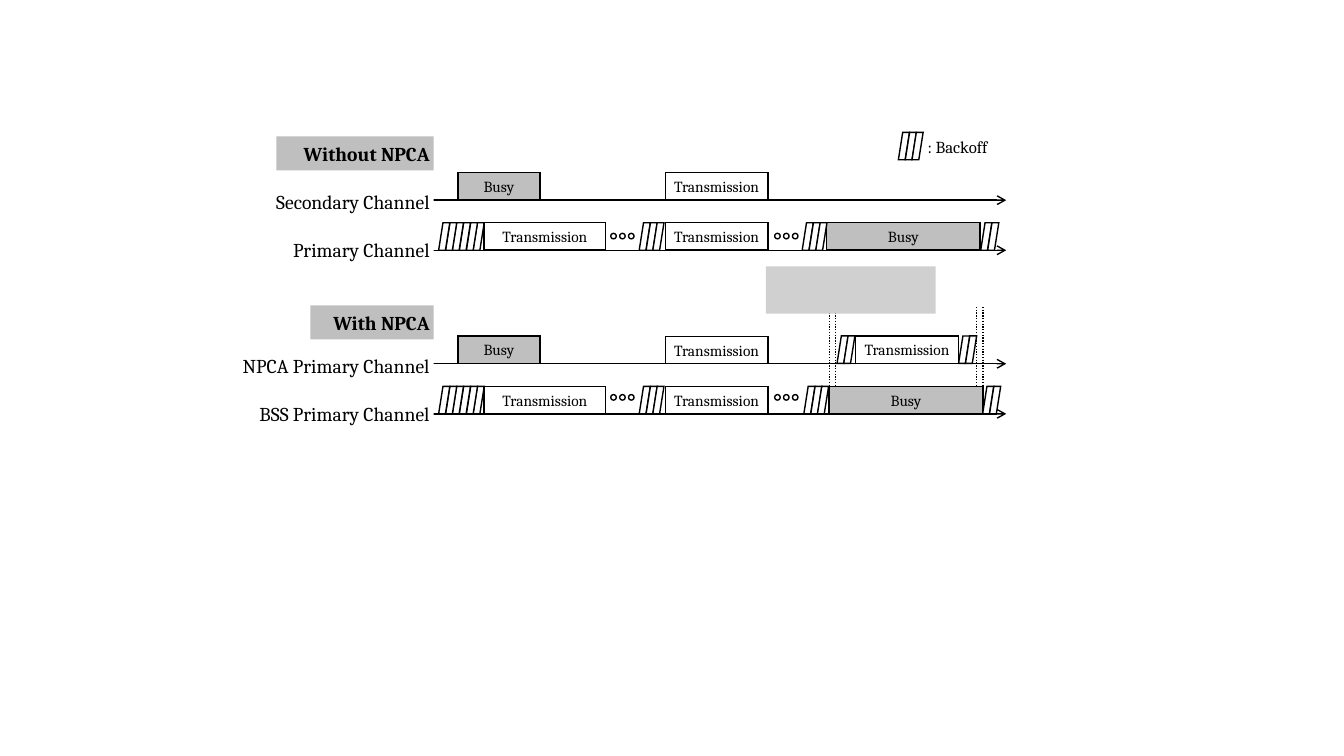
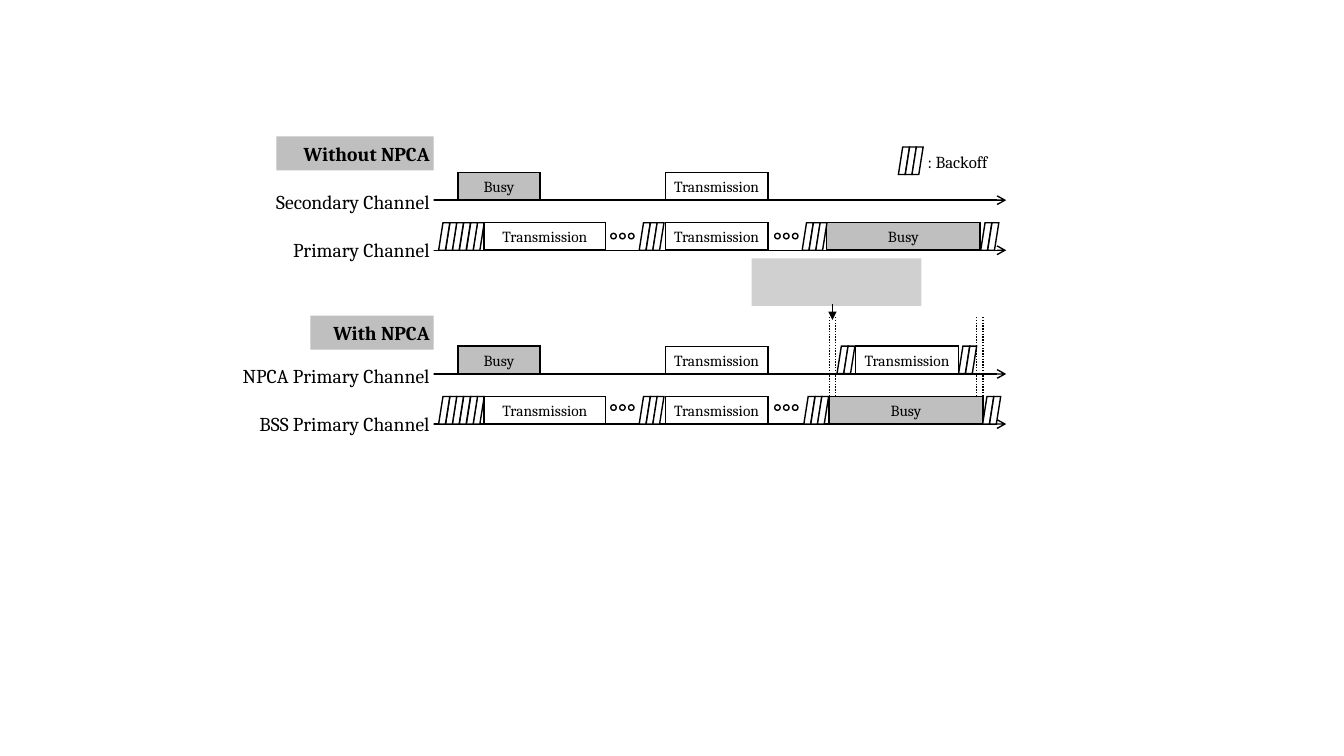
Before and after one commit to crazytb/pace, a slide deck: slide 3 of PACE.pptx. Drawn at 1344x756 pixels with LibreOffice and Linux fonts; fonts in the diff are those of the drawing; grey boxes stand for pictures. Boxes give left, top, right and bottom in pixels: in the first picture for what was removed or moved away, otherwise in the second. Text is boxed around its words. In the diff, an @@ line names an element or a change of style, - is before the commit and + after.

```diff
--- a/PACE.pptx
+++ b/PACE.pptx
@@ 3 parallelograms, 1 text: place and size @@
-3 parallelograms, 1 text at (898, 132, 988, 159)
+3 parallelograms, 1 text at (898, 147, 988, 174)
@@ picture: place and size @@
-picture at (766, 266, 936, 314)
+picture at (752, 258, 922, 306)
@@ arrow added from (833, 304) to (833, 320), #000000 1 pt @@
@@ 18 parallelograms, 7 rectangles, 6 ellipses, 4 lines, 2 texts, 2 arrows: place and size @@
-18 parallelograms, 7 rectangles, 6 ellipses, 4 lines, 2 texts, 2 arrows at (243, 306, 1006, 426)
+18 parallelograms, 7 rectangles, 6 ellipses, 4 lines, 2 texts, 2 arrows at (243, 316, 1006, 436)
```
Also in this commit, not shown: 29 other files.
